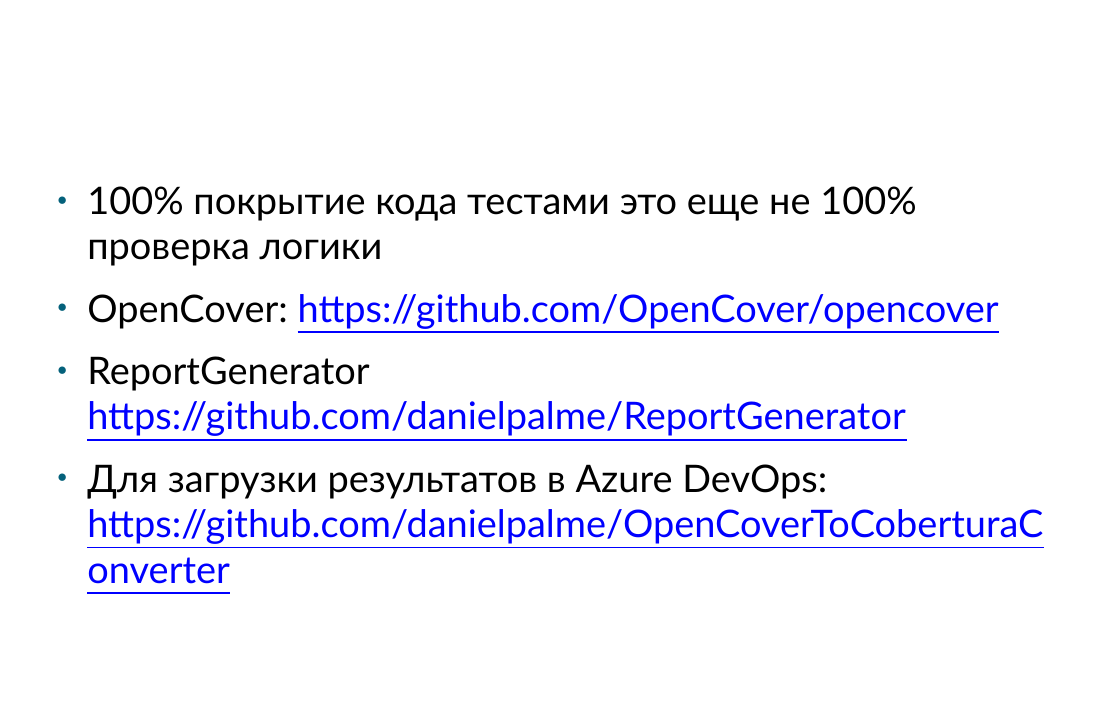
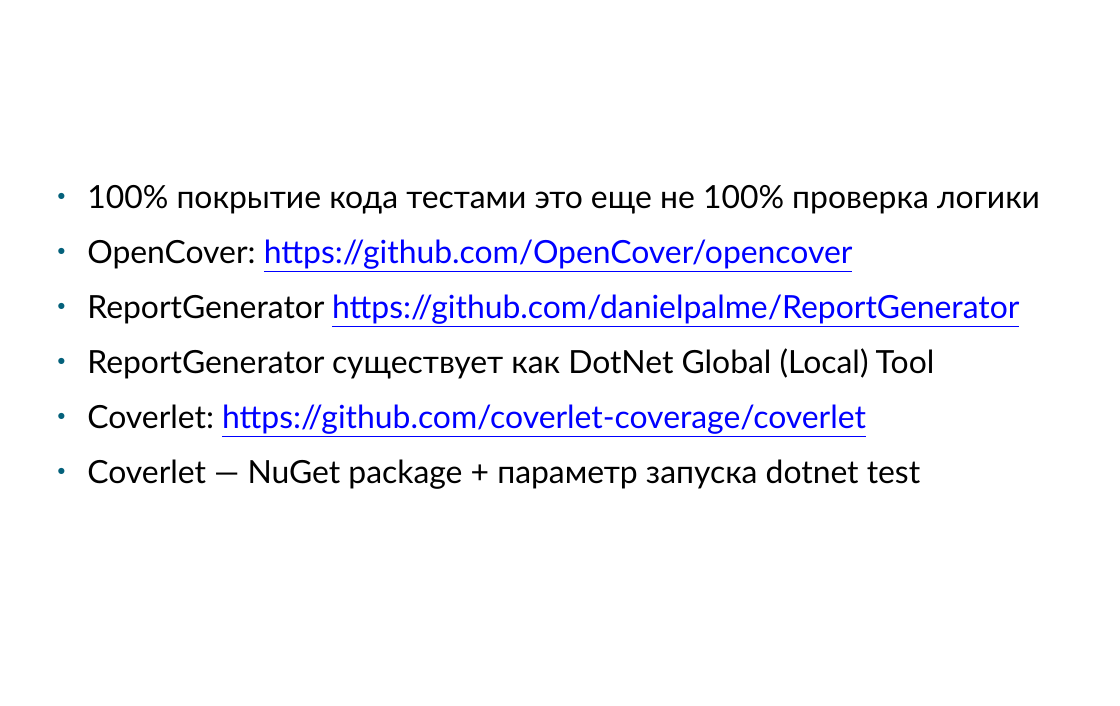
Before and after one commit to klimenkoAnna/DeveloperInstrumentalTools, a slide deck: slide 9 of docs/ETU DIT #2.pptx. Drawn at 1120x706 pixels with LibreOffice and Linux fonts; fonts in the diff are those of the drawing; background and template pictures are left out. Boxes give left, top, right and bottom in pixels: in the first picture for what was removed or moved away, otherwise in the second. Text is boxed around its words. In the diff, an @@ line names an element or a change of style, - is before the commit and + after.

```diff
--- a/docs/ETU DIT #2.pptx
+++ b/docs/ETU DIT #2.pptx
@@ text at box(87, 185, 1040, 324): size 32 to 26.9 pt in "100% покрытие кода тестами это еще не ...", "OpenCover: https://github.com/OpenCover/opencover", "ReportGenerator https://github.com/danielpalme/ReportGenerat ..." @@
@@ text at box(87, 348, 935, 489): text changed; size 32 to 26.9 pt; text colour #0000FF to #000000 @@
-● Для загрузки результатов в Azure DevOps: https://github.com/danielpalme/OpenCoverToCoberturaConverter
+● ReportGenerator существует как DotNet Global (Local) Tool
+● Coverlet: https://github.com/coverlet-coverage/coverlet
+● Coverlet — NuGet package + параметр запуска dotnet test
```
Also in this commit, not shown: 9 other slides changed, 9 other files.
